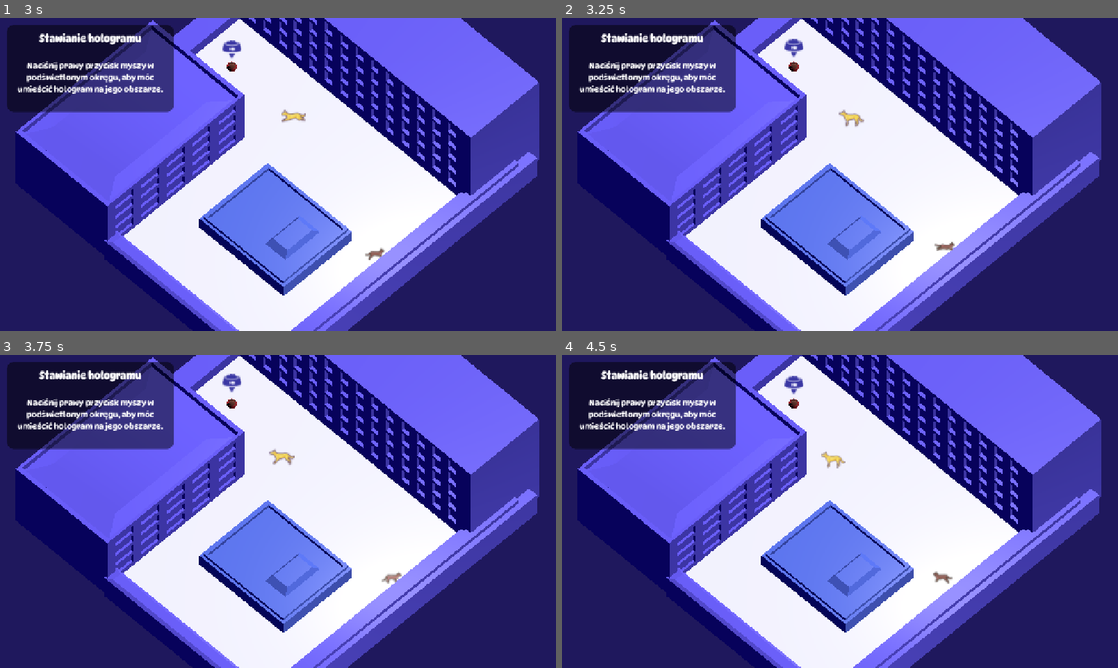
Above: before the commit, frames 1-4 (two rows, left to right).
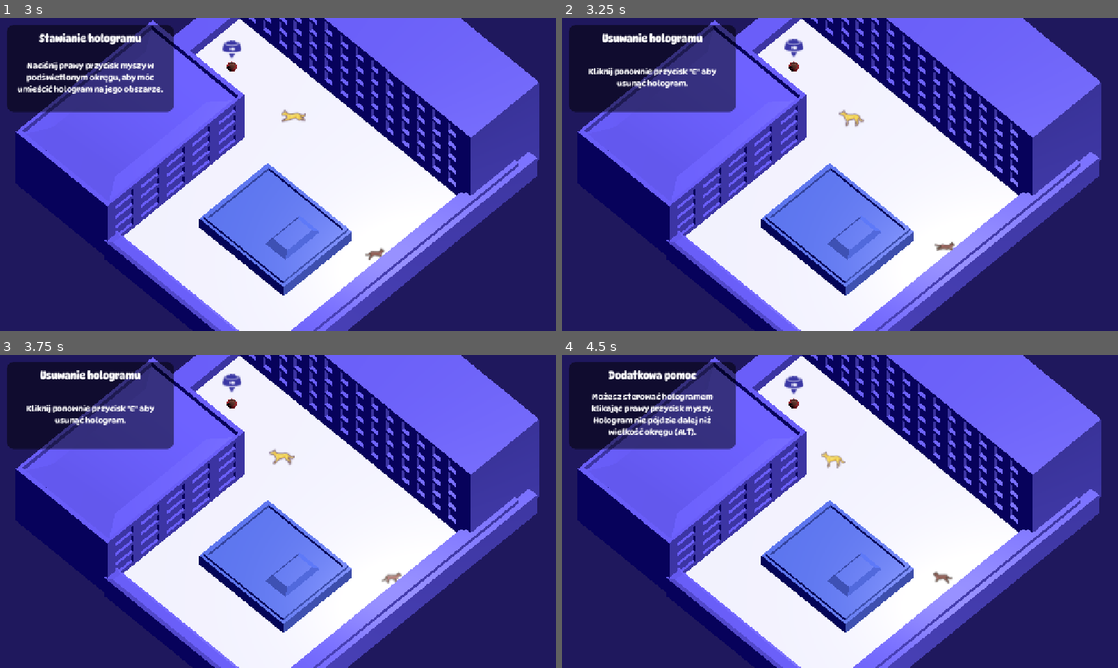
Above: after the commit, the same moments.

Repository: WeronikaKowalkowska/dnsgamejam
Game: Godot game, scene res://scenes/menu.tscn
Same seed, same stepped clock (60 frames per second), same inputs: the game is played once before the commit and once after it.
Inputs (mouse positions are in pixels of both pictures, inside the frame that each line leads up to):
- Up to frame 1 (3 s): click "Graj" at 0.5 s; tap Enter (ui_accept) at 1.25, 1.52 s; move the mouse to (400, 158) at 1.27 s; hold D (move_right) 1.28-2 s; tap Space at 1.35 s; click (400, 158) at 1.42 s; tap E at 1.55 s; drag from (166, 190) to (250, 237) at 2.02 s; move the mouse to (333, 105) at 2.77 s; hold D (move_right) from 2.78 s (still down); tap Alt at 2.85 s; click (333, 105) at 2.92 s
- Up to frame 2 (3.25 s): keep holding D (move_right); tap Space at 3.05 s
- Up to frame 3 (3.75 s): release D (move_right) at 3.5 s; drag from (250, 574) to (111, 464) at 3.52 s
- Up to frame 4 (4.5 s): move the mouse to (1006, 558) at 4.27 s; hold A (move_left) from 4.28 s (still down); tap E at 4.35 s; click (1006, 558) at 4.42 s

Frame 1 is identical in both runs. In frame 2, 2.0% of the frame differs, in the area x 3-30%, y 4-25%; in frame 3, 2.0%; in frame 4, 2.7%, in the area x 3-30%, y 4-27%.

Commit message:
Tutorial skippable

Diff:
--- a/scenes/tutorial.gd
+++ b/scenes/tutorial.gd
@@ -70,7 +70,7 @@
 	match step:
 		0: # W, A, S, D
 			if event is InputEventKey and event.pressed and not event.echo:
-				if event.keycode in [KEY_W, KEY_A, KEY_S, KEY_D]:
+				if event.keycode in [KEY_W, KEY_A, KEY_S, KEY_D, KEY_SPACE]:
 					can_advance = true
 		1: # Informacyjny - Spacja
 			if event is InputEventKey and event.pressed and not event.echo:
@@ -78,23 +78,17 @@
 					can_advance = true
 		2: # Przycisk "E"
 			if event is InputEventKey and event.pressed and not event.echo:
-				if event.keycode == KEY_E:
+				if event.keycode in [KEY_E, KEY_SPACE]:
 					can_advance = true
-		3: # Klawisz "ALT"
+		3, 4: # Klawisz "ALT"
 			if event is InputEventKey and event.pressed and not event.echo:
-				if event.keycode == KEY_ALT:
+				if event.keycode in [KEY_ALT, KEY_SPACE]:
 					can_advance = true
-		4: # Prawy przycisk myszy
-			if event is InputEventMouseButton and event.button_index == MOUSE_BUTTON_RIGHT and event.pressed:
-				can_advance = true
 		5: # Przycisk "E"
 			if event is InputEventKey and event.pressed and not event.echo:
-				if event.keycode == KEY_E:
+				if event.keycode in [KEY_E, KEY_SPACE]:
 					can_advance = true
-		6: # Prawy przycisk myszy
-			if event is InputEventMouseButton and event.button_index == MOUSE_BUTTON_RIGHT and event.pressed:
-				can_advance = true
-		7, 8, 9, 10: # Kroki informacyjne - Spacja
+		6, 7, 8, 9, 10: # Kroki informacyjne - Spacja
 			if event is InputEventKey and event.pressed and not event.echo:
 				if event.keycode == KEY_SPACE:
 					can_advance = true
